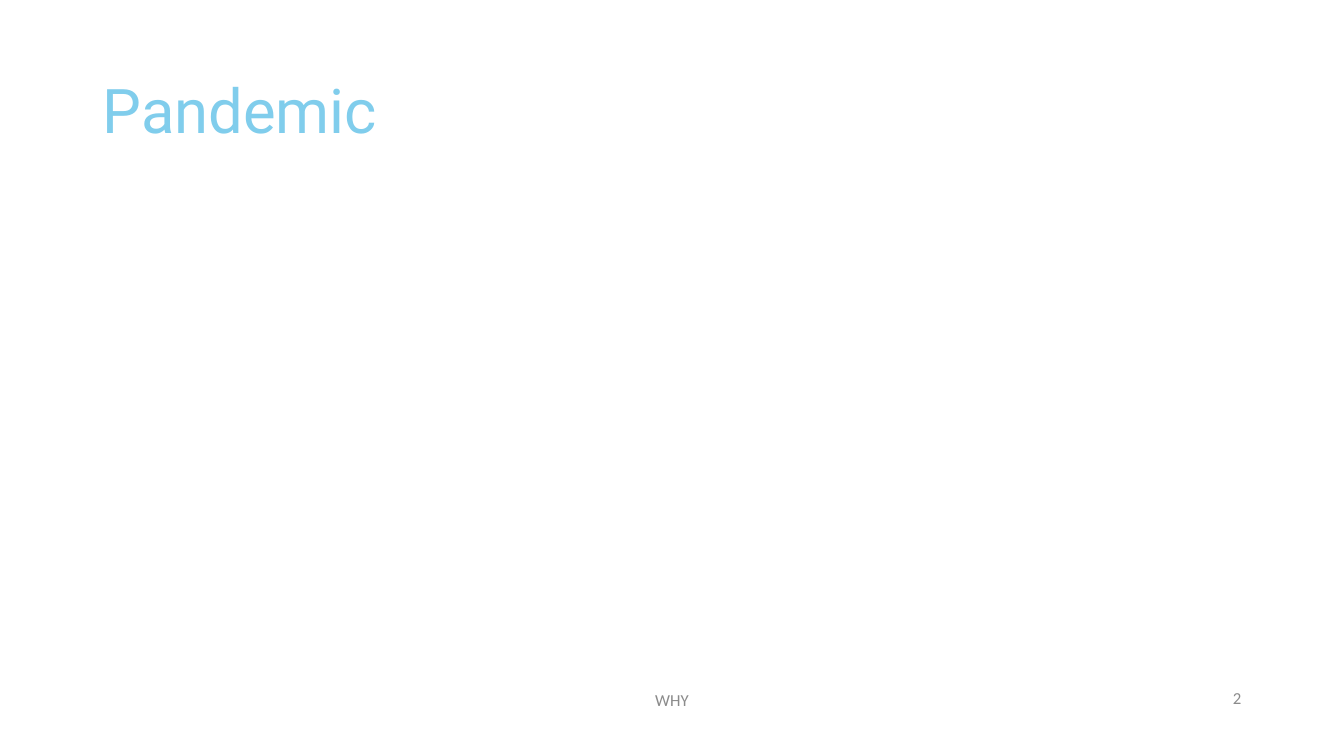
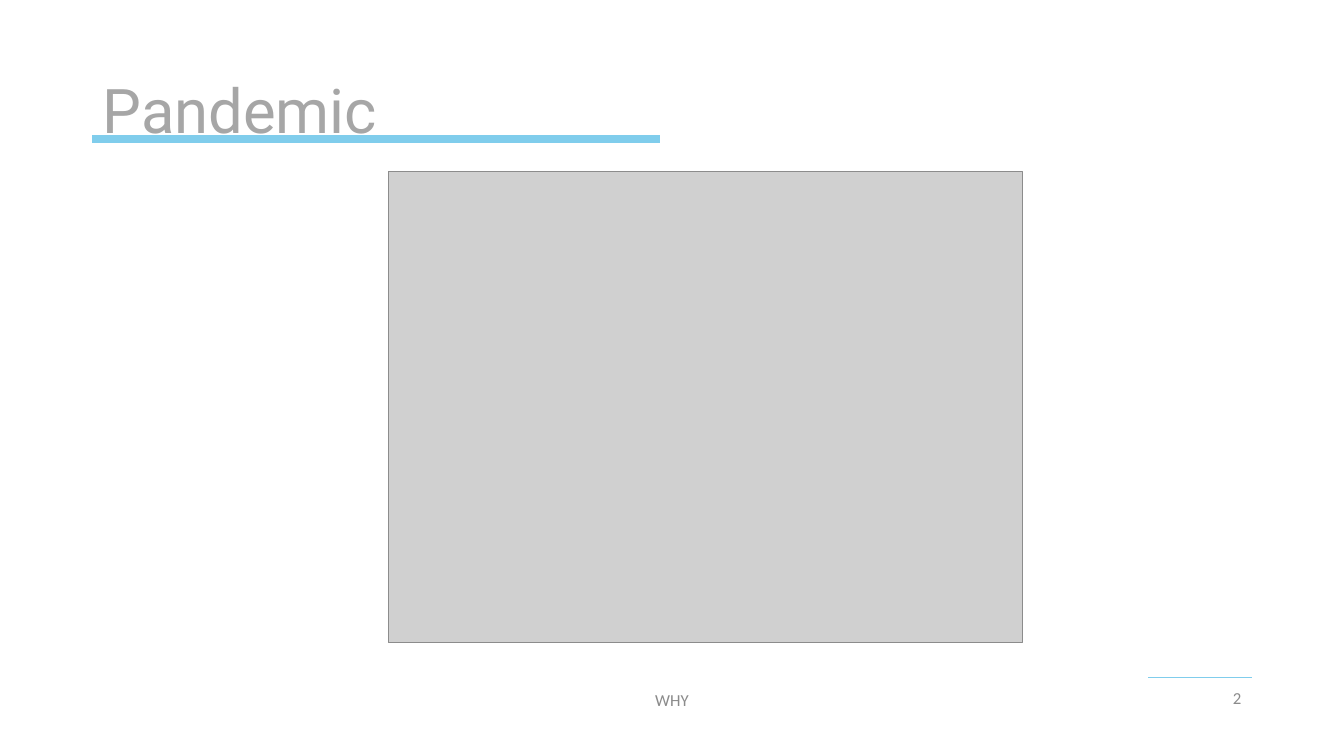
Before and after one commit to michael-spengler/Tracer-wwi19dsa, a slide deck: slide 2 of business/Tracer.pptx. Drawn at 1344x756 pixels with LibreOffice and Linux fonts; fonts in the diff are those of the drawing; grey boxes stand for pictures; background and template pictures are left out. Boxes give left, top, right and bottom in pixels: in the first picture for what was removed or moved away, otherwise in the second. Text is boxed around its words. In the diff, an @@ line names an element or a change of style, - is before the commit and + after.

```diff
--- a/business/Tracer.pptx
+++ b/business/Tracer.pptx
@@ title "Pandemic" at (102,87,377,143): text colour #80CDEC to #A6A6A6 @@
@@ line added from (93, 139) to (659, 139), #80CDEC 6 pt @@
@@ picture added at (388,171,1022,643) @@
@@ line added from (1148, 678) to (1252, 678), #80CDEC 0.75 pt @@
```
Also in this commit, not shown: 6 other slides changed, 1 slide added, 2 other files.
